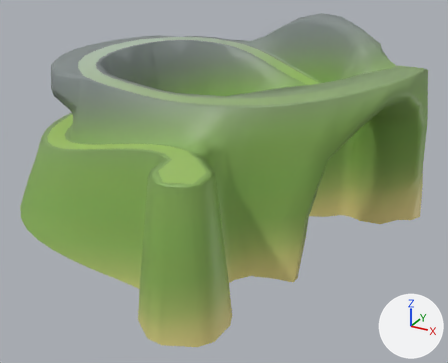
The FBX model master/Assets/Models/model_island_10.fbx: old version first, new version second.
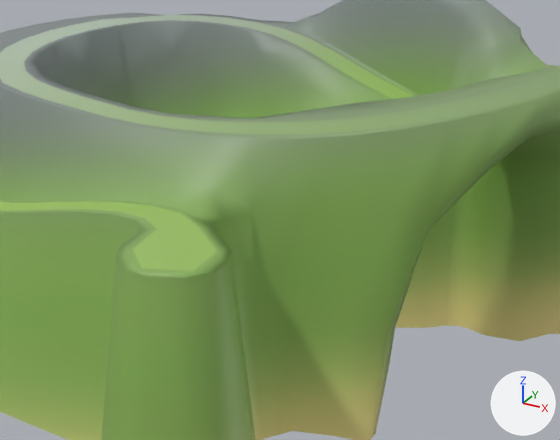
Each version is shown whole from a 50 mm camera at (2.94, -5.15, 2.44) aimed at (0.11, 0.01, -0.14), then close up on the part from 18% to 90% of the width and 8% to 77% of the height. Every picture has the same lights, and +X, +Y and +Z are marked at lower right. Where no turn or scale is listed for an object, it has been applied to the vertices.

The first close-up shows 'island_10_geo'.
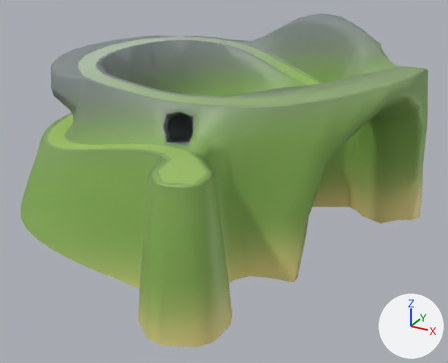
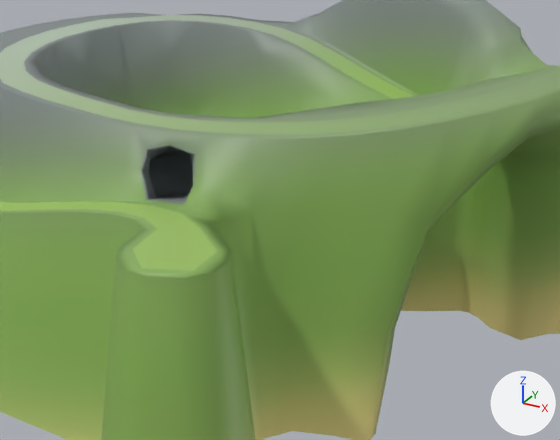
Commit message: island 9 update

The change, as JSON lines over the scene's bpy script:
```json
{"block": "me_mesh", "where": "# used by ob_island_10_geo; location = (0.0, 0.0, 0.0)"}
{"op": "remove", "block": "me_mesh", "code": "me_mesh.from_pydata(...)  # 883 vertices, 868 faces; spans x -2.22..1.98, y -2.15..2.54, z -0.47..1.43"}
{"op": "add", "block": "me_mesh", "code": "me_mesh.from_pydata(...)  # 990 vertices, 979 faces; spans x -2.22..1.98, y -2.15..2.54, z -0.47..1.43"}
{"block": "me_mesh", "change": "me_mesh part 1"}
{"block": "me_mesh", "change": "1 vertex is removed from x 0.26, y -1.05, z 0.8"}
{"block": "me_mesh", "change": "17 faces are deleted"}
{"block": "me_mesh", "change": "1 vertex moves from x 0.03, y -1.03, z 0.78 to x -0.01, y -1.03, z 0.78"}
{"block": "me_mesh", "change": "108 vertices are added at x -1.39..0.42, y -1.16..0.82, z 0.29..0.9"}
{"block": "me_mesh", "change": "128 new faces join them"}
{"block": "me_mesh", "change": "me_mesh part 2"}
{"block": "me_mesh", "change": "6 vertices in x -0.11..1.43, y 0.24..0.51, z -0.13..0.06 move by (0.0, 0.04, 0.0)"}
{"block": "me_mesh", "change": "4 vertices in x 0.24..1.09, y 0.24..0.4, z -0.13 move by (0.0, 0.13, 0.0)"}
{"block": "me_mesh", "change": "4 vertices in x 0.24..1.1, y 0.26..0.39, z -0.47 move by (0.0, 0.25, 0.0)"}
{"block": "me_mesh", "change": "3 vertices in x -0.27..1.25, y 0.51..0.55, z -0.47..0.06 move by (0.0, 0.02, 0.0)"}
{"block": "me_mesh", "change": "16 vertices move from x -0.11..1.64, y 0.24..0.52, z -0.47..0.06 to x -0.11..1.64, y 0.37..0.71, z -0.47..0.06"}
```

Boxes (x1, y1, x2, y2) around the edits, measured in the close-ups (560 x 440 px; the box of a moved part takes in the faces that stretch with it):
```json
{"part": 1, "of": "me_mesh", "change": "built on", "before": [73, 53, 226, 213], "after": [73, 53, 226, 213]}
{"part": 2, "of": "me_mesh", "change": "moved or reshaped", "before": [395, 168, 560, 341], "after": [401, 168, 560, 340]}
```
